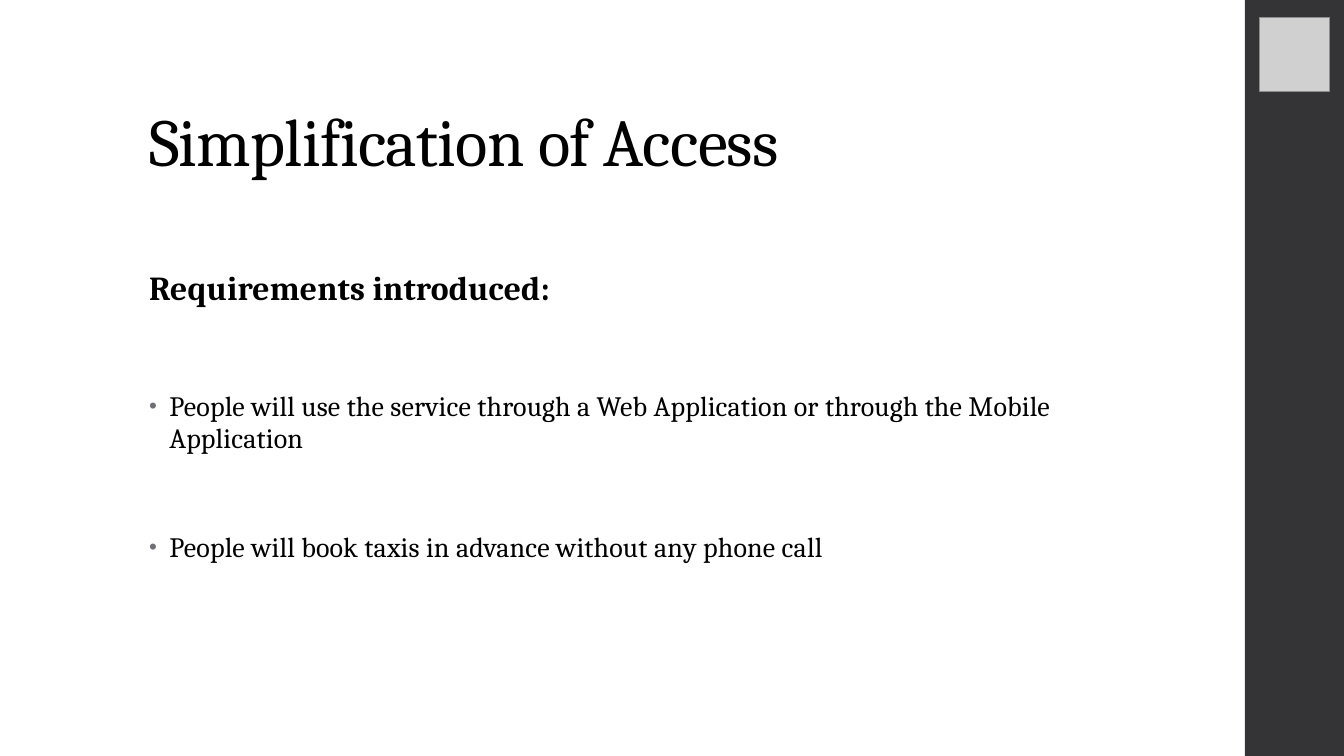
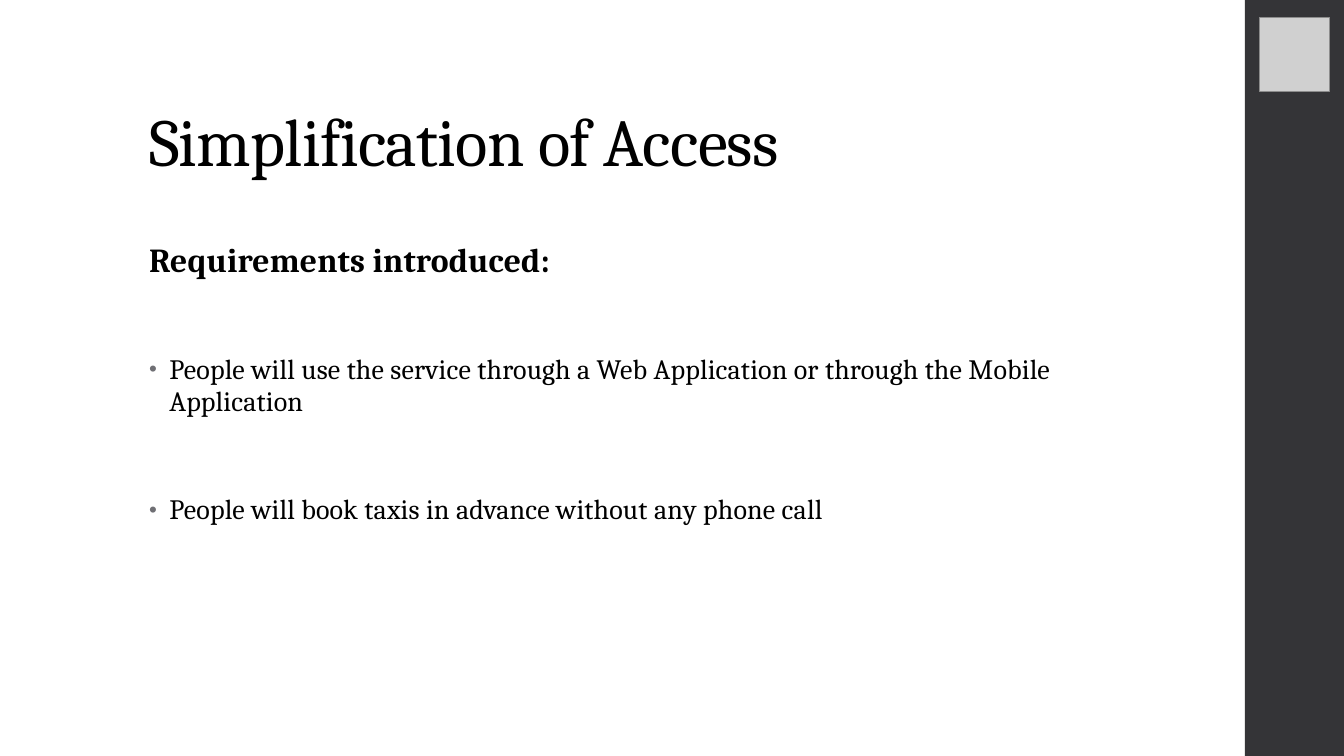
Before and after one commit to RiccardoDeTogni/BucciDeTogniTaxiService, a slide deck: slide 3 of Slides.pptx. Drawn at 1344x756 pixels with LibreOffice and Linux fonts; fonts in the diff are those of the drawing; grey boxes stand for pictures. Boxes give left, top, right and bottom in pixels: in the first picture for what was removed or moved away, otherwise in the second. Text is boxed around its words. In the diff, an @@ line names an element or a change of style, - is before the commit and + after.

Commit message:
Presentation layout and miscellaneous

```diff
--- a/Slides.pptx
+++ b/Slides.pptx
@@ text "Requirements introduced:" rewrapped from [149,276,1049,563] to [149,248,1049,525] @@
```
Also in this commit, not shown: 12 other slides changed, 1 slide added, 1 slide removed.
